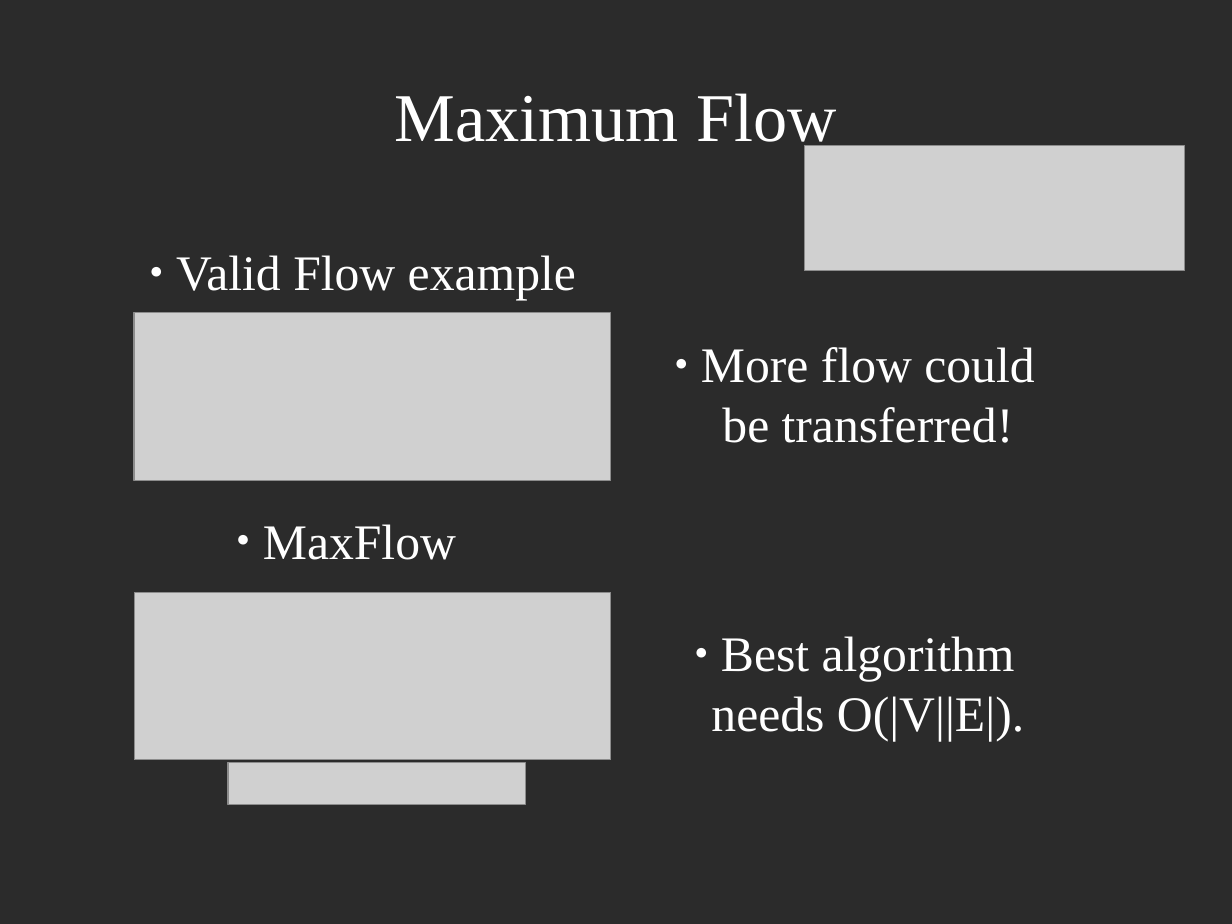
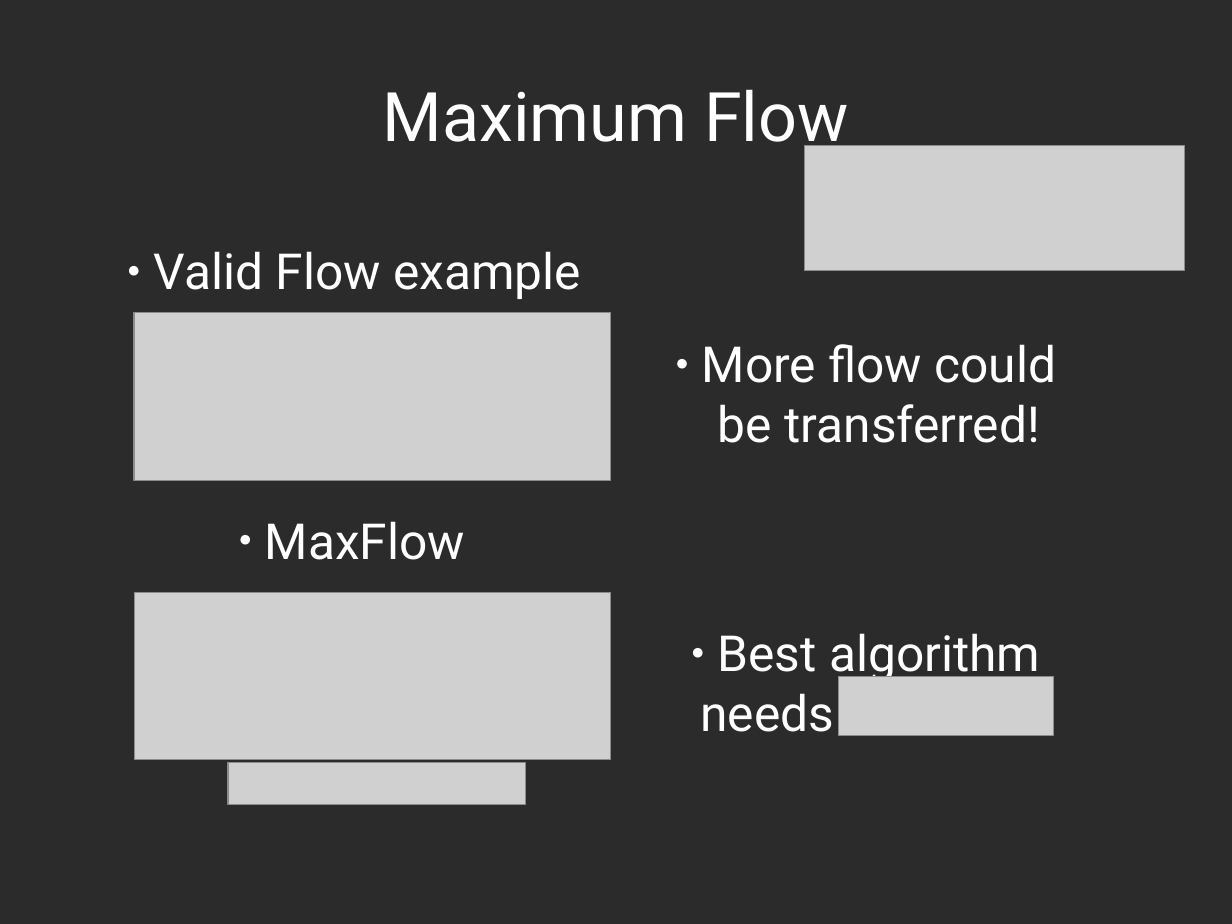
Before and after one commit to decrypto-org/TrustIsRisk, a slide deck: slide 18 of presentations/AtheCrypt10-1-2017/AtheCrypt10-1-2017.odp (slide 17 before the commit). Drawn at 1232x924 pixels with LibreOffice and Linux fonts; fonts in the diff are those of the drawing; grey boxes stand for pictures; background and template pictures are left out; a plain dark background stands for a picture behind light text. Boxes give left, top, right and bottom in pixels: in the first picture for what was removed or moved away, otherwise in the second. Text is boxed around its words. In the diff, an @@ line names an element or a change of style, - is before the commit and + after.

```diff
--- a/presentations/AtheCrypt10-1-2017/AtheCrypt10-1-2017.odp
+++ b/presentations/AtheCrypt10-1-2017/AtheCrypt10-1-2017.odp
@@ text "Valid Flow example": place and size @@
-text "Valid Flow example" at (176,255,576,301)
+text "Valid Flow example" at (154,251,581,299)
@@ font Times New Roman to Roboto in 4 elements at (383,89,848,157), (265,521,465,560), (154,251,581,299), (702,344,1057,443) @@
@@ text at (700,633,1040,732): text changed; font Times New Roman to Roboto @@
-● Best algorithm needs O(|V||E|).
+● Best algorithm needs .
@@ picture added at (838,676,1054,736) @@
```
Also in this commit, not shown: 8 other slides changed, 1 slide added.
